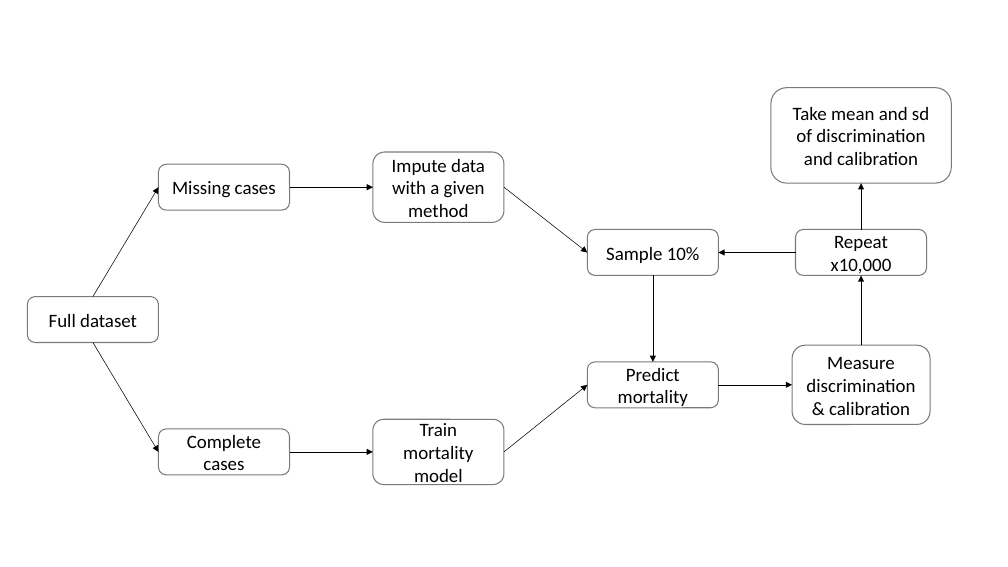
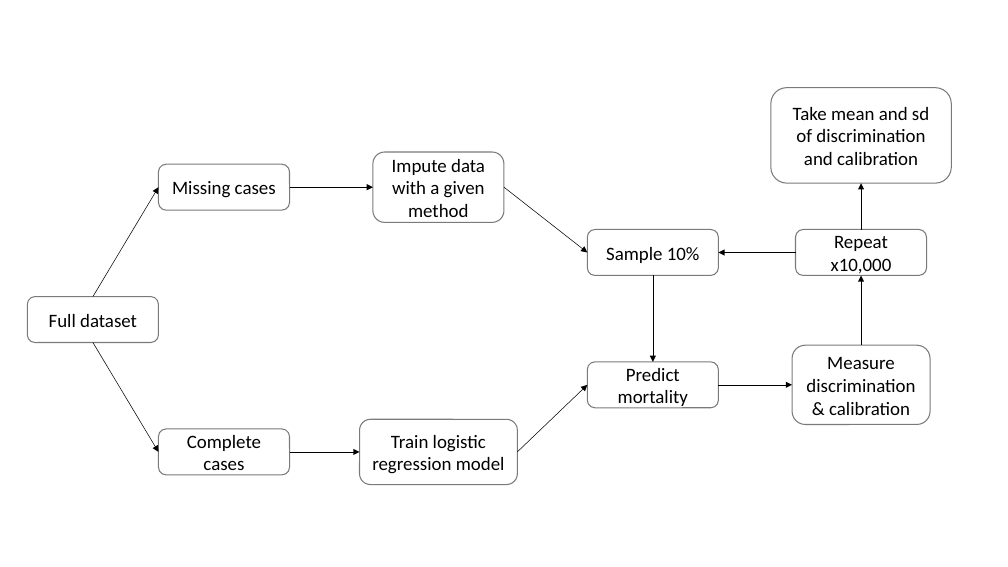
Before and after one commit to btcooper22/MIMIC_ICU, a slide deck: slide 6 of writeup/seminar_2021_04_08.pptx (slide 7 before the commit). Drawn at 1008x567 pixels with LibreOffice and Linux fonts; fonts in the diff are those of the drawing; background and template pictures are left out. Boxes give left, top, right and bottom in pixels: in the first picture for what was removed or moved away, otherwise in the second. Text is boxed around its words. In the diff, an @@ line names an element or a change of style, - is before the commit and + after.

```diff
--- a/writeup/seminar_2021_04_08.pptx
+++ b/writeup/seminar_2021_04_08.pptx
@@ arrow moved from (504, 452) - (588, 385) to (517, 452) - (588, 385) @@
@@ rounded rectangle "Train logistic regression model" resized from (x1=373, y1=420, x2=504, y2=485) to (x1=360, y1=420, x2=518, y2=485) @@
@@ text in rounded rectangle at (x1=372, y1=435, x2=505, y2=474): text changed @@
-Train mortality model
+Train logistic regression model
@@ arrow moved from (290, 452) - (373, 452) to (290, 452) - (360, 452) @@
```
Also in this commit, not shown: 5 other slides changed, 2 slides added, 2 slides removed, 42 other files.
